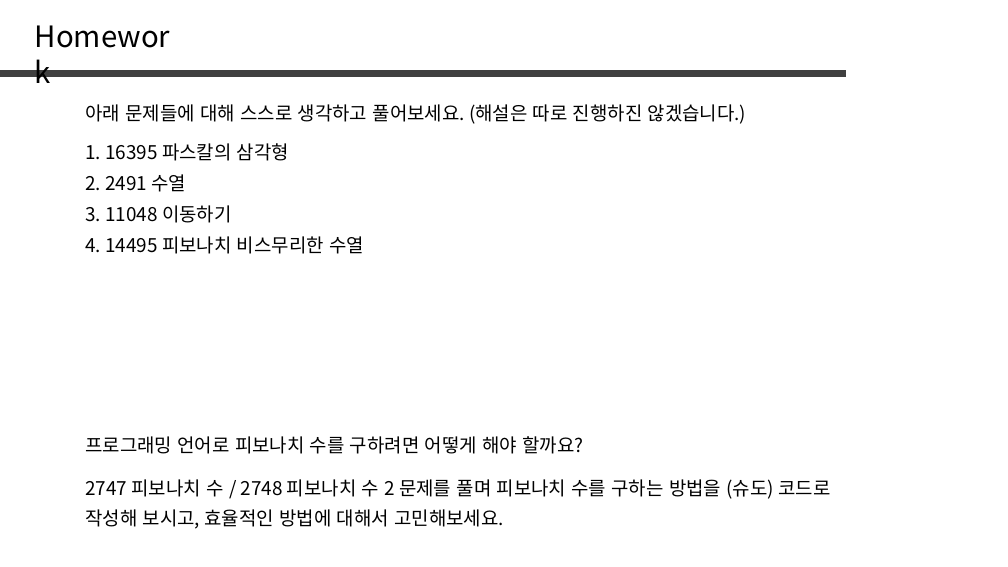
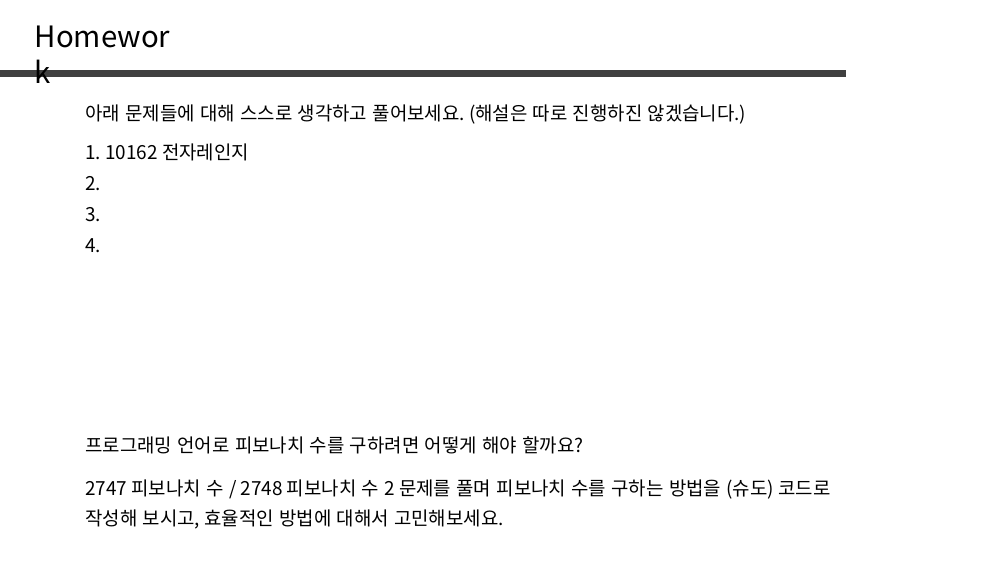
Before and after one commit to jaehoo1/PS-study, a slide deck: slide 39 of study/6_Greedy.pptx (slide 40 before the commit). Drawn at 1008x567 pixels with LibreOffice and Linux fonts; fonts in the diff are those of the drawing. Boxes give left, top, right and bottom in pixels: in the first picture for what was removed or moved away, otherwise in the second. Text is boxed around its words. In the diff, an @@ line names an element or a change of style, - is before the commit and + after.

```diff
--- a/study/6_Greedy.pptx
+++ b/study/6_Greedy.pptx
@@ text at [85, 143, 249, 161]: text changed @@
-1. 16395 파스칼의 삼각형
+1. 10162 전자레인지
@@ text at [85, 176, 101, 190]: text changed @@
-2. 2491 수열
+2.
@@ text at [85, 207, 101, 222]: text changed @@
-3. 11048 이동하기
+3.
@@ text at [85, 238, 101, 252]: text changed @@
-4. 14495 피보나치 비스무리한 수열
+4.
```
Also in this commit, not shown: 2 other slides changed, 10 slides added, 11 slides removed.
